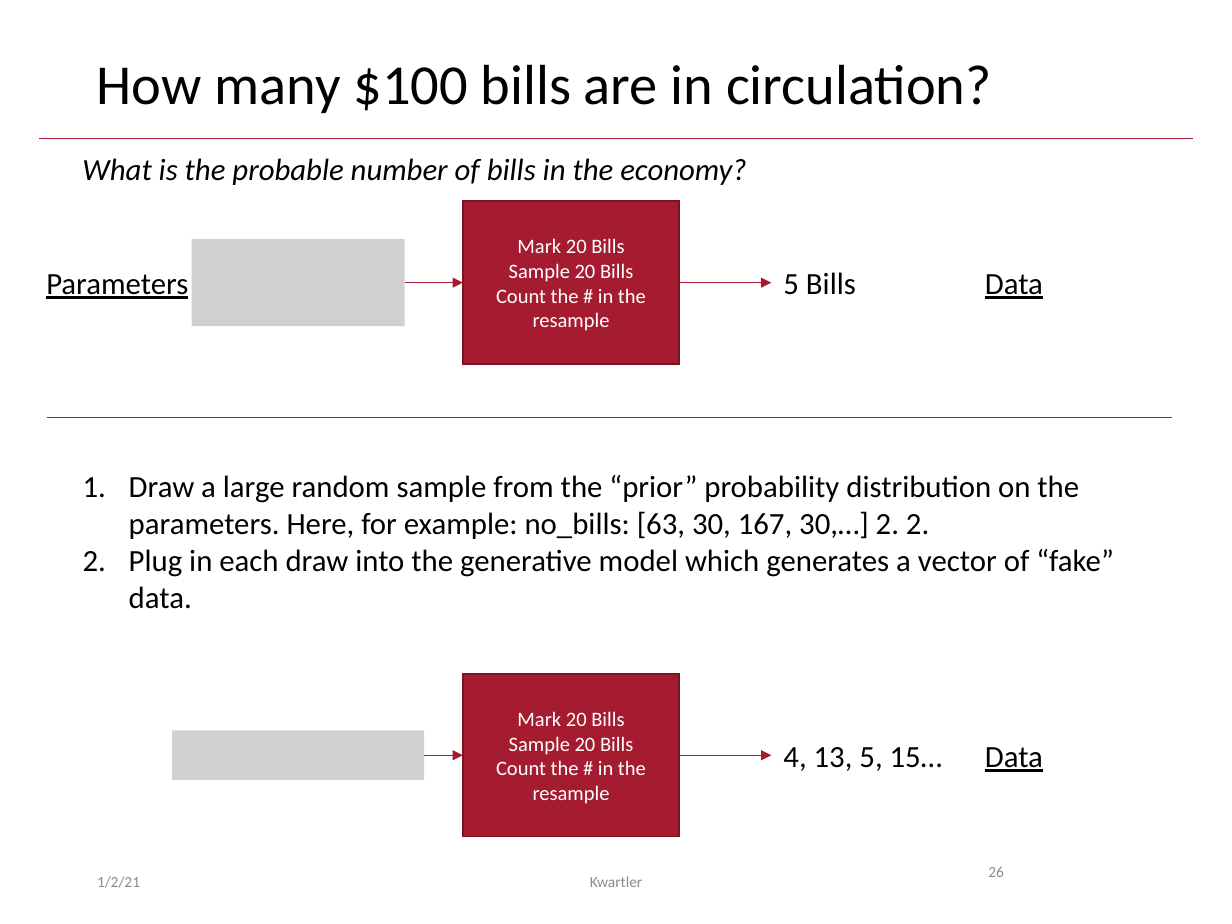
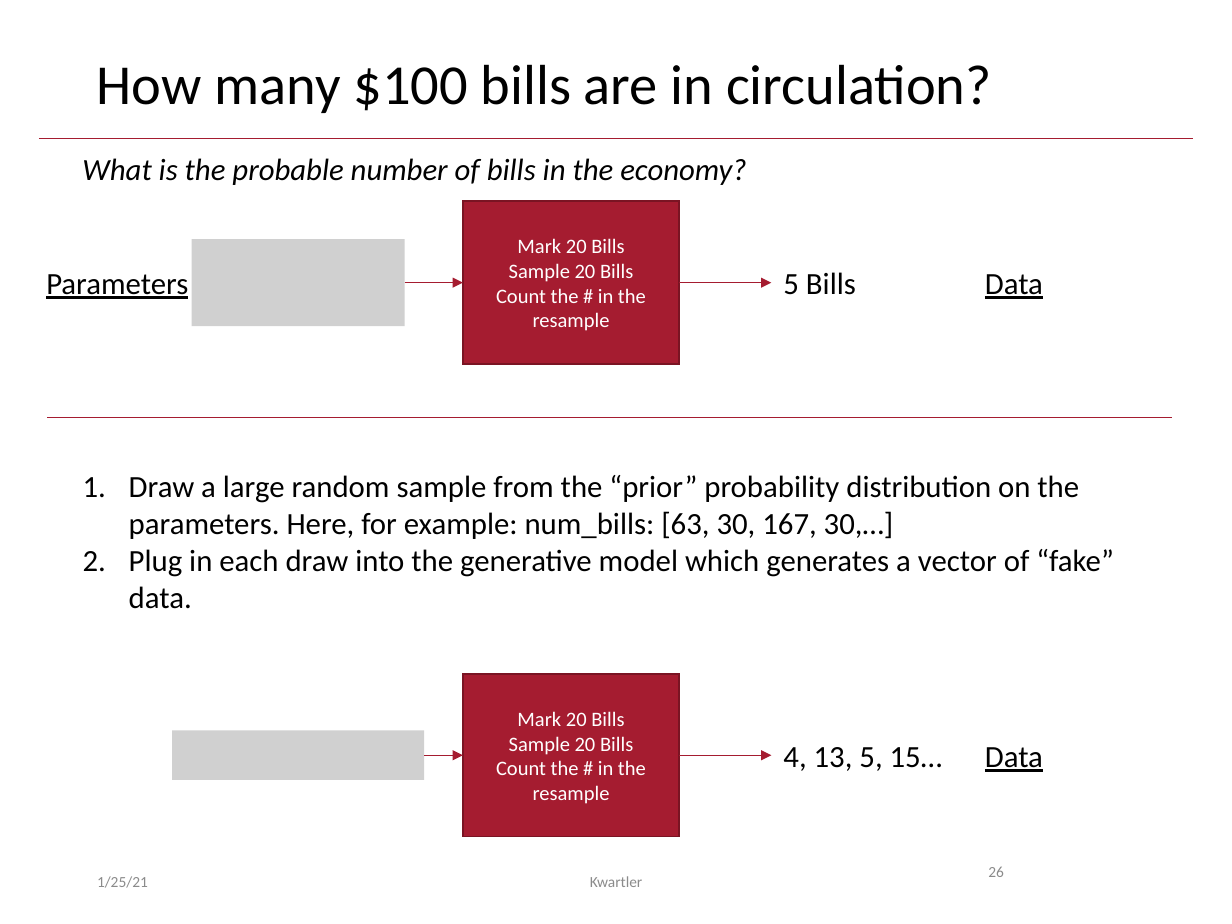
Before and after one commit to kwartler/hult_NLP_student, a slide deck: slide 26 of lessons/class6/Class6E.pptx. Drawn at 1232x924 pixels with LibreOffice and Linux fonts; fonts in the diff are those of the drawing; grey boxes stand for pictures. Boxes give left, top, right and bottom in pixels: in the first picture for what was removed or moved away, otherwise in the second. Text is boxed around its words. In the diff, an @@ line names an element or a change of style, - is before the commit and + after.

```diff
--- a/lessons/class6/Class6E.pptx
+++ b/lessons/class6/Class6E.pptx
@@ text at (x1=129, y1=475, x2=1079, y2=539): text changed @@
-1. Draw a large random sample from the “prior” probability distribution on the parameters. Here, for example: no_bills: [63, 30, 167, 30,…] 2. 2.
+1. Draw a large random sample from the “prior” probability distribution on the parameters. Here, for example: num_bills: [63, 30, 167, 30,…]
@@ text at (x1=97, y1=876, x2=148, y2=888): text changed @@
-1/2/21
+1/25/21
```
Also in this commit, not shown: 29 other slides changed, 2 other files.
